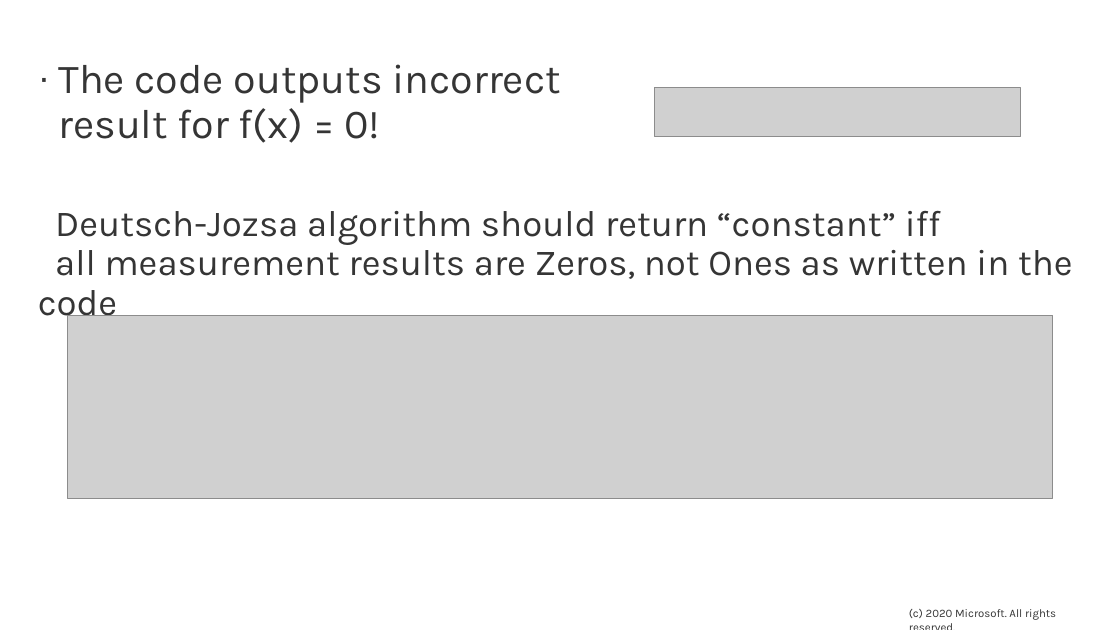
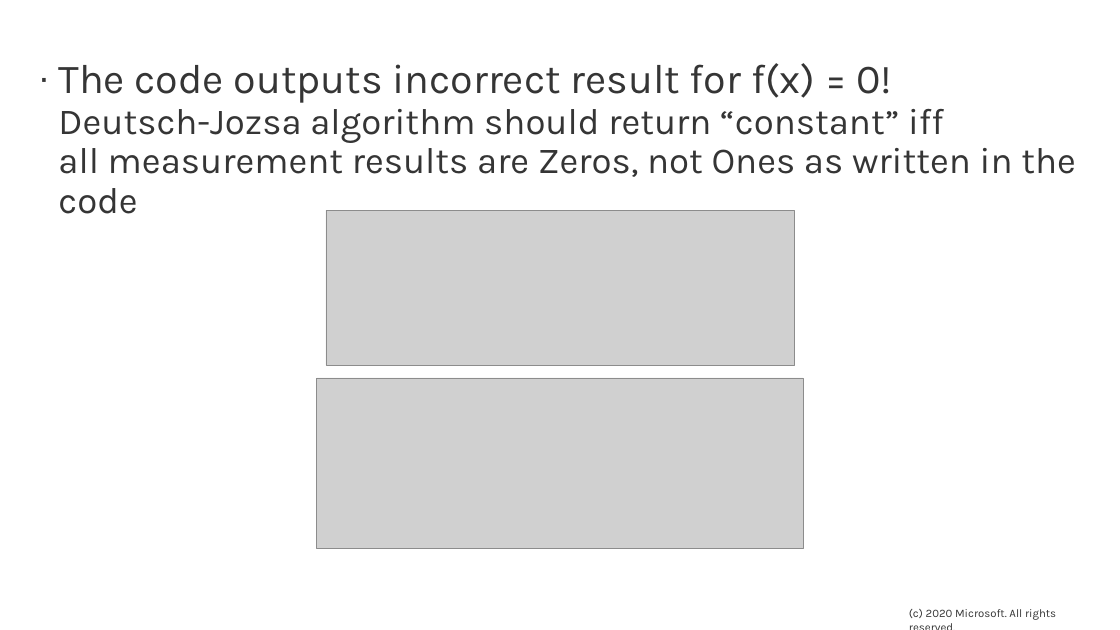
Before and after one commit to microsoft/quantum-curriculum-samples, a slide deck: slide 11 of ProgrammingAssignmentSamples/DebuggingQuantumCode/DebuggingDJAgorithm-Solutions.pptx (slide 12 before the commit). Drawn at 1120x630 pixels with LibreOffice and Linux fonts; fonts in the diff are those of the drawing; grey boxes stand for pictures; background and template pictures are left out. Boxes give left, top, right and bottom in pixels: in the first picture for what was removed or moved away, otherwise in the second. Text is boxed around its words. In the diff, an @@ line names an element or a change of style, - is before the commit and + after.

```diff
--- a/ProgrammingAssignmentSamples/DebuggingQuantumCode/DebuggingDJAgorithm-Solutions.pptx
+++ b/ProgrammingAssignmentSamples/DebuggingQuantumCode/DebuggingDJAgorithm-Solutions.pptx
@@ text at (58,63,1076,214): text changed @@
-· The code outputs incorrect
-  result for f(x) = 0!
-Deutsch-Jozsa algorithm should return “constant” iff
-all measurement results are Zeros, not Ones as written in the code
+· The code outputs incorrect result for f(x) = 0!
+  Deutsch-Jozsa algorithm should return “constant” iff
+  all measurement results are Zeros, not Ones as written in the code
@@ picture removed at (654,88,1020,137) @@
@@ picture added at (326,210,794,365) @@
@@ picture removed at (67,315,1052,498) @@
@@ picture added at (317,378,804,548) @@
```
Also in this commit, not shown: 7 other slides changed, 1 slide removed, 8 other files.
